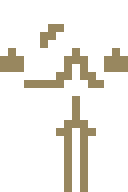
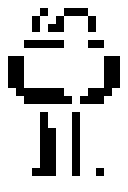
The second 128px x 192px image is a revision of the first. Changes to its layers:
added layer "Visible" above "sword" over box(0, 8, 128, 176)
hid "sword" over box(56, 96, 96, 192)
hid "details" over box(0, 24, 128, 88)
hid "top" over box(0, 24, 128, 120)
hid "legs" over box(32, 128, 104, 192)
